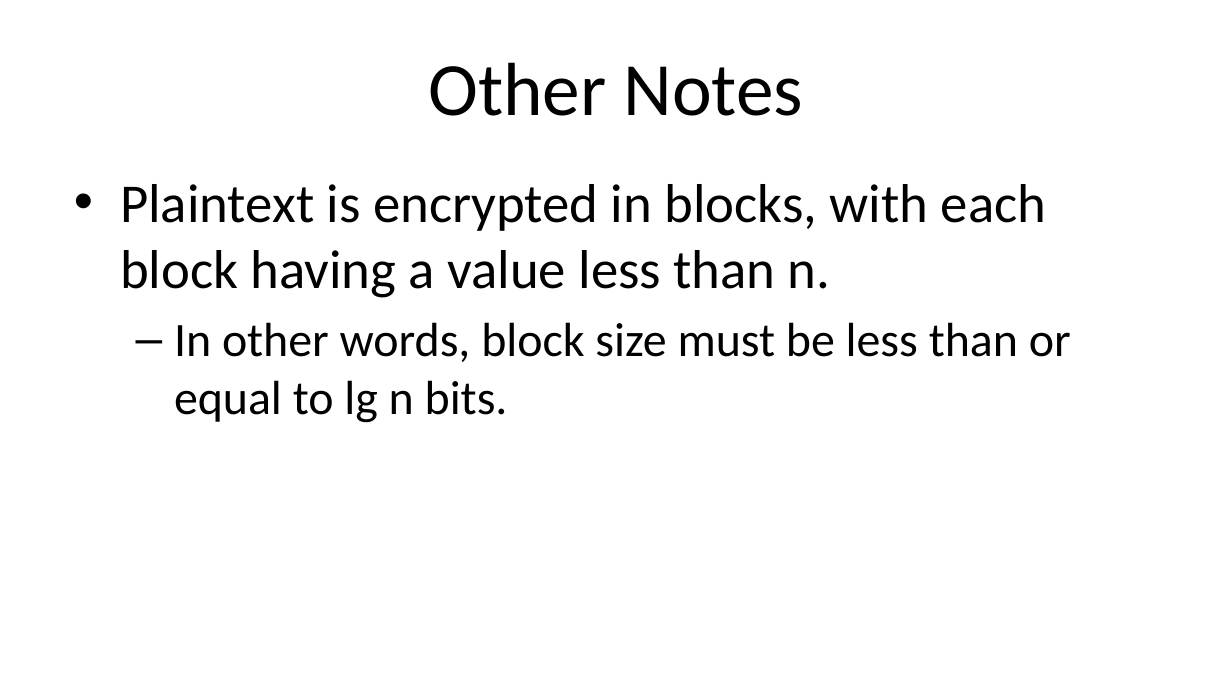
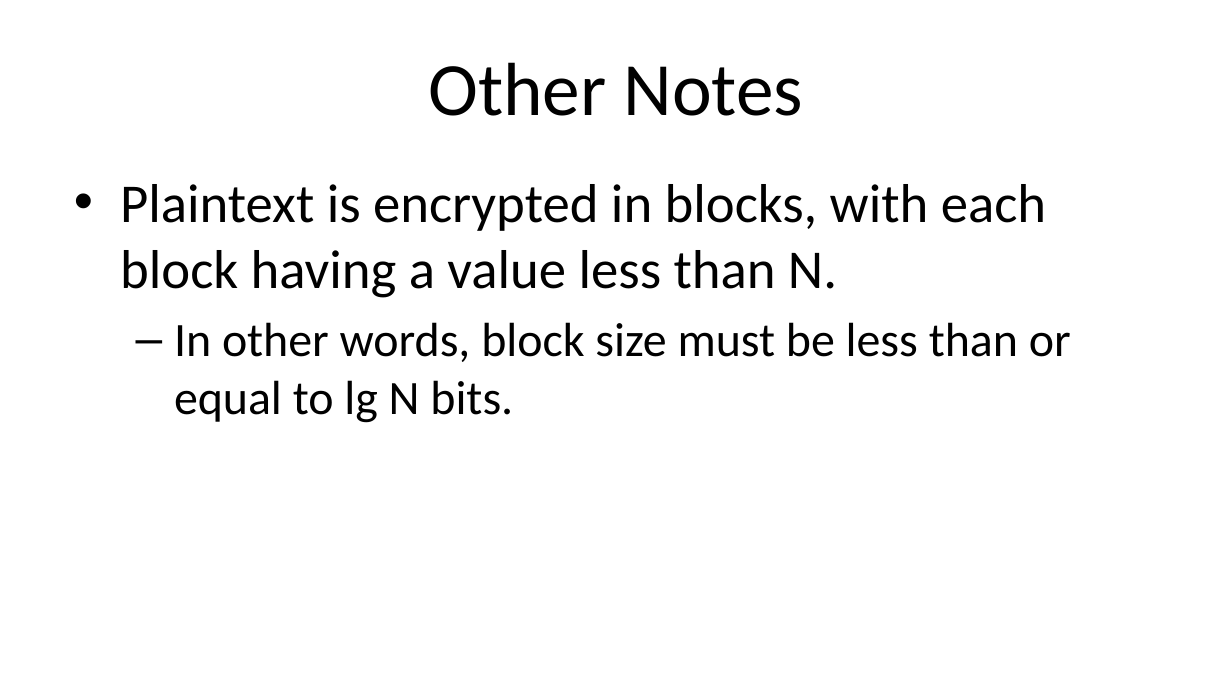
Before and after one commit to noise-lab/security-course, a slide deck: slide 27 of fall2016/lectures/6-PublicKey.pptx (slide 28 before the commit). Drawn at 1232x693 pixels with LibreOffice and Linux fonts; fonts in the diff are those of the drawing. Boxes give left, top, right and bottom in pixels: in the first picture for what was removed or moved away, otherwise in the second. Text is boxed around its words. In the diff, an @@ line names an element or a change of style, - is before the commit and + after.

```diff
--- a/fall2016/lectures/6-PublicKey.pptx
+++ b/fall2016/lectures/6-PublicKey.pptx
@@ text at (120,184,1071,423): text changed @@
-• Plaintext is encrypted in blocks, with each block having a value less than n.
-  – In other words, block size must be less than or equal to lg n bits.
+• Plaintext is encrypted in blocks, with each block having a value less than N.
+  – In other words, block size must be less than or equal to lg N bits.
```
Also in this commit, not shown: 1 slide removed, 1 other file.
